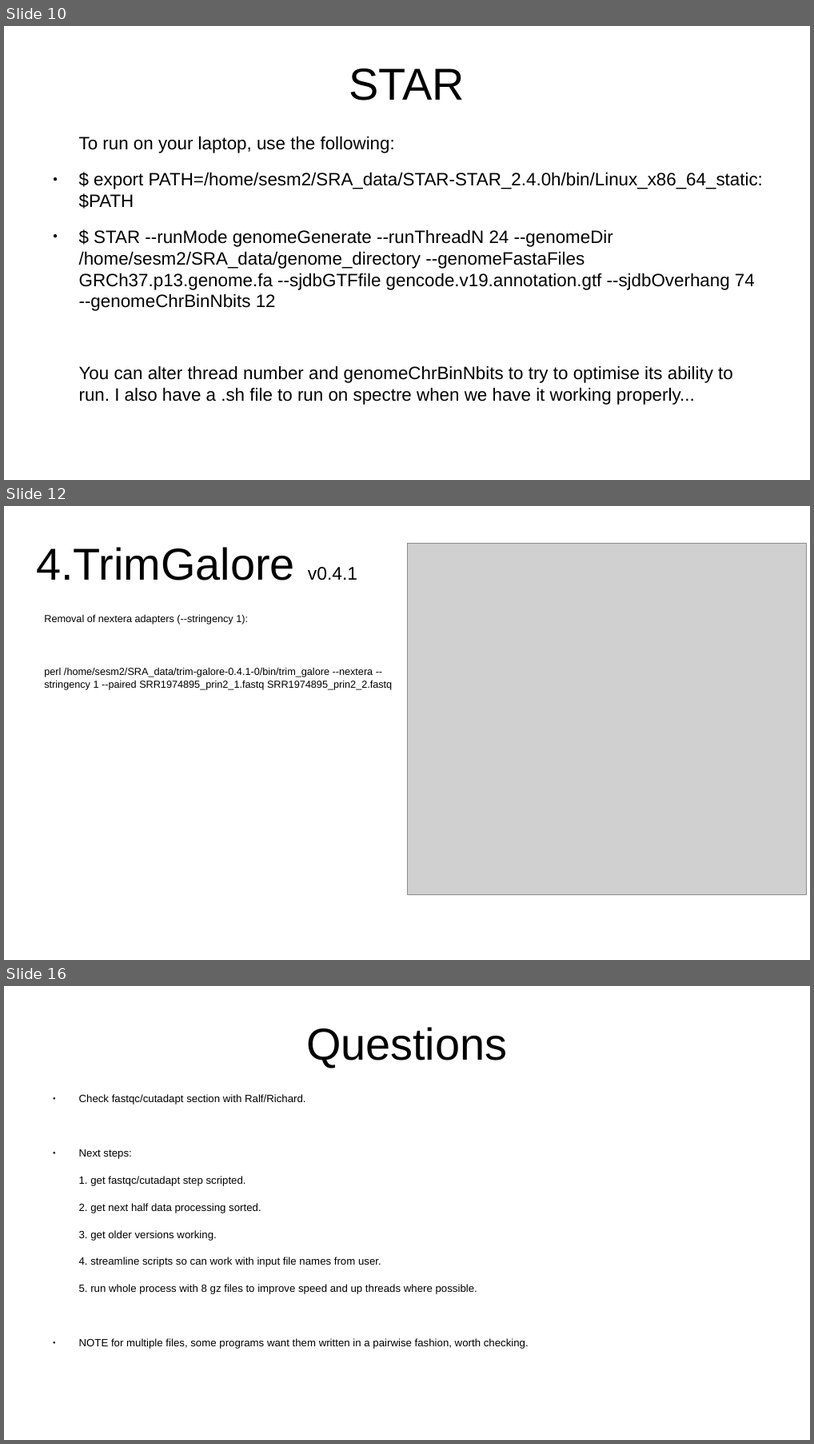
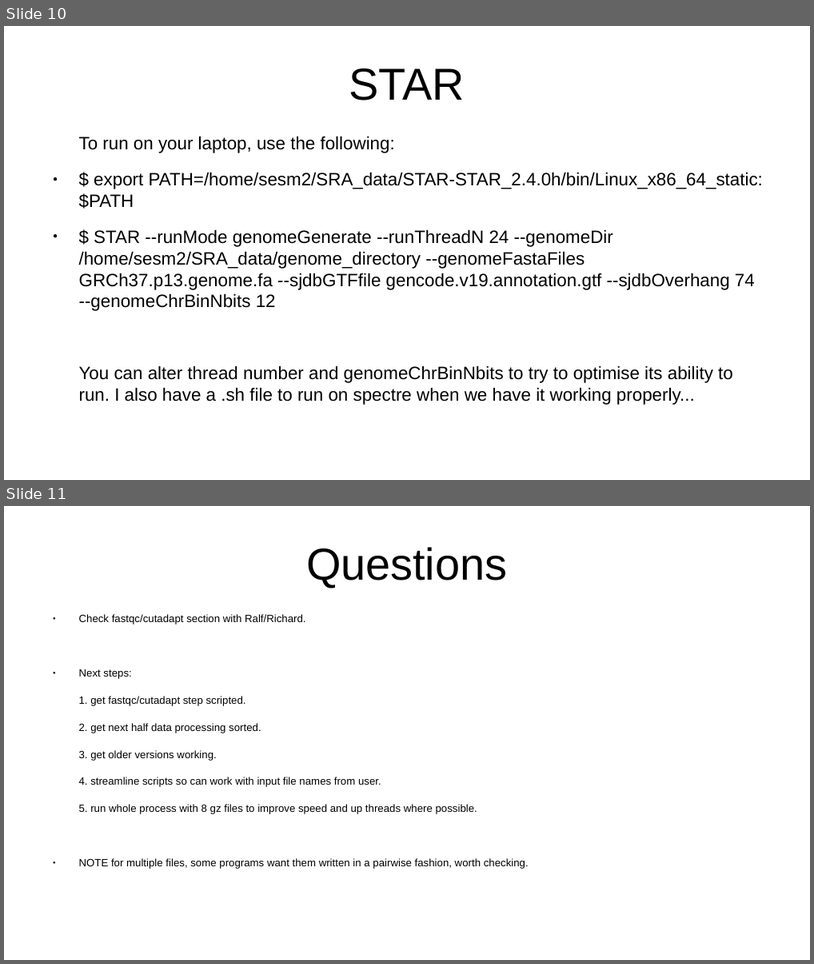
Before and after one commit to LonaCoding/SRP, a slide deck: Pipeline1/Lab_book.odp. Shown one above the other, each under a label of ours: slides 10, 12 and 16 before the commit, slides 10 and 11 after it; the slides between them are not shown. The pictures are 814x1444 and 814x964 pixels, drawn with LibreOffice and Linux fonts; fonts in the diff are those of the drawing; grey boxes stand for pictures. Boxes give left, top, right and bottom in pixels: in the first picture for what was removed or moved away, otherwise in the second. Text is boxed around its words. In the diff, an @@ line names an element or a change of style, - is before the commit and + after.

```diff
--- a/Pipeline1/Lab_book.odp
+++ b/Pipeline1/Lab_book.odp
@@ slide 12 removed at [4, 506, 810, 960], background #FFFFFF @@
@@ title removed at [36, 547, 358, 580] @@
-4.TrimGalore v0.4.1
@@ picture removed at [408, 544, 807, 895] @@
@@ text removed at [44, 614, 392, 690] @@
-Removal of nextera adapters (--stringency 1):
-perl /home/sesm2/SRA_data/trim-galore-0.4.1-0/bin/trim_galore --nextera --stringency 1 --paired SRR1974895_prin2_1.fastq SRR1974895_prin2_2.fastq
@@ what was slide 16 is now slide 11 @@
```
Also in this commit, not shown: 4 other slides removed.
